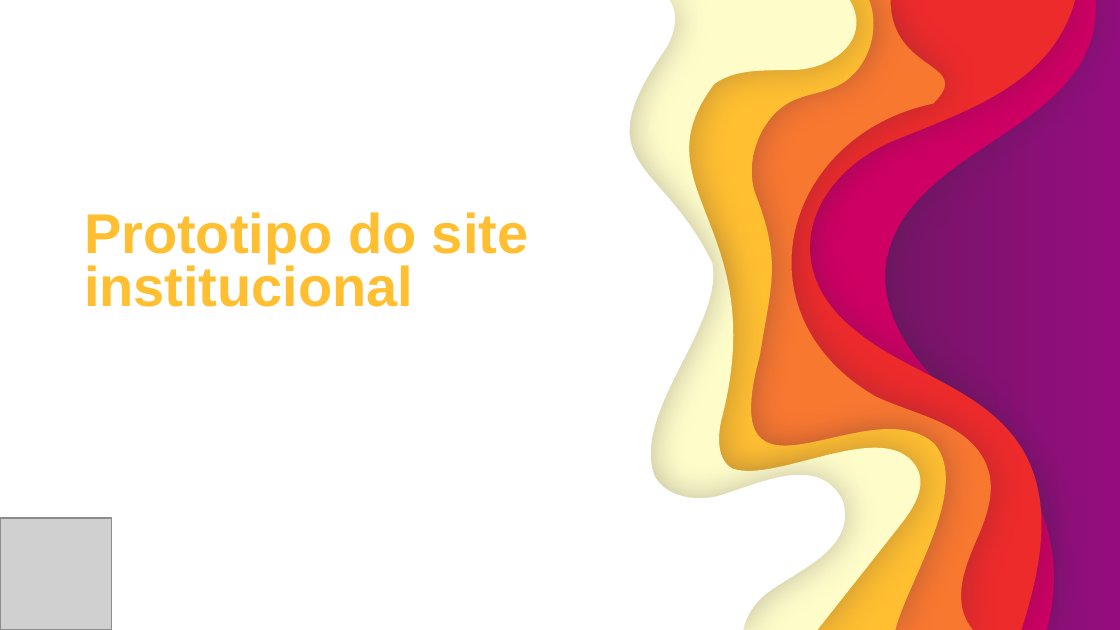
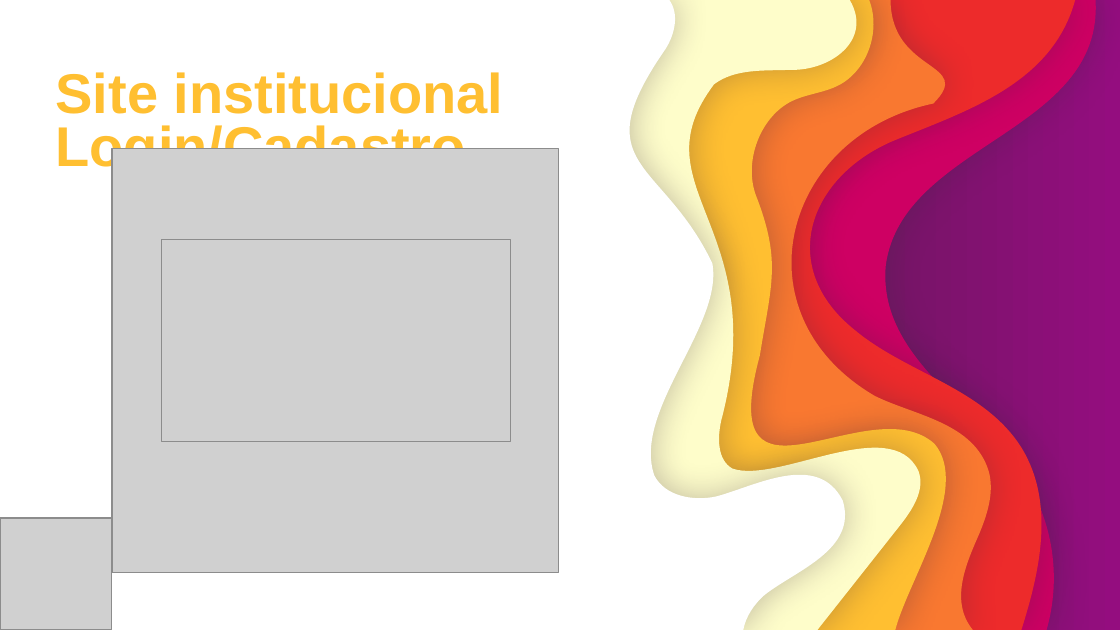
Before and after one commit to GustavoQuaresma/TECCHICKEN-DOCUMENTACAO, a slide deck: slide 7 of SPRINT2/slide pi.pptx (slide 8 before the commit). Drawn at 1120x630 pixels with LibreOffice and Linux fonts; fonts in the diff are those of the drawing; grey boxes stand for pictures. Boxes give left, top, right and bottom in pixels: in the first picture for what was removed or moved away, otherwise in the second. Text is boxed around its words. In the diff, an @@ line names an element or a change of style, - is before the commit and + after.

```diff
--- a/SPRINT2/slide pi.pptx
+++ b/SPRINT2/slide pi.pptx
@@ title at (56, 72, 503, 176): text changed @@
-Prototipo do site institucional
+Site institucional
+Login/Cadastro
@@ picture added at (112, 149, 559, 573) @@
@@ picture added at (161, 240, 510, 442) @@
```
Also in this commit, not shown: 3 other slides changed, 7 slides added, 11 slides removed, 2 other files.
